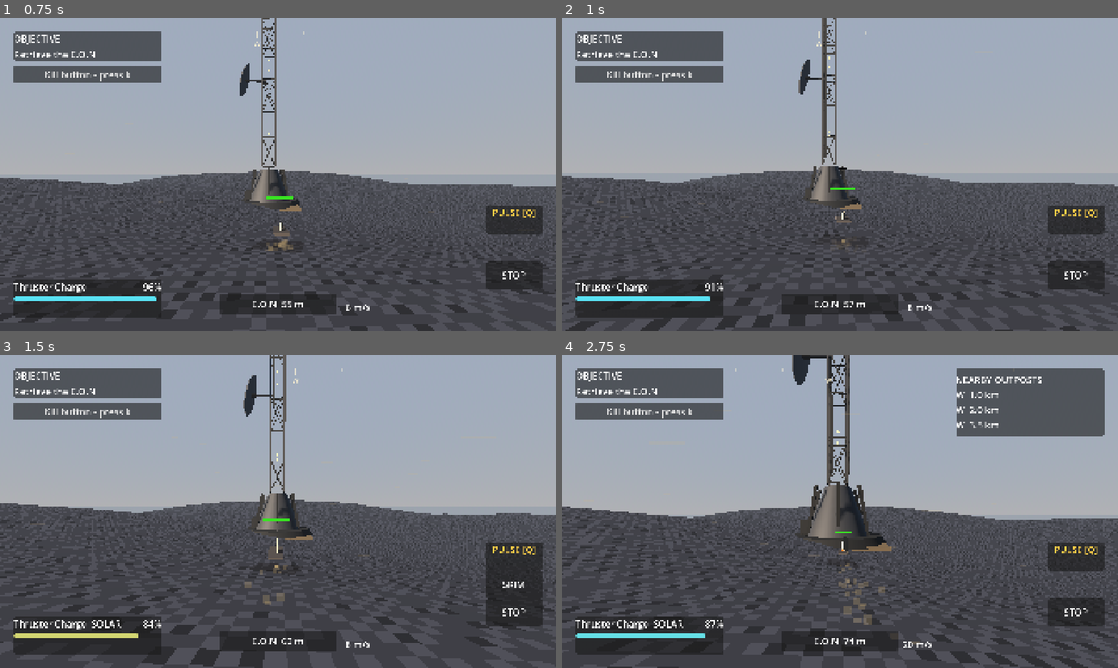
Above: before the commit, frames 1-4 (two rows, left to right).
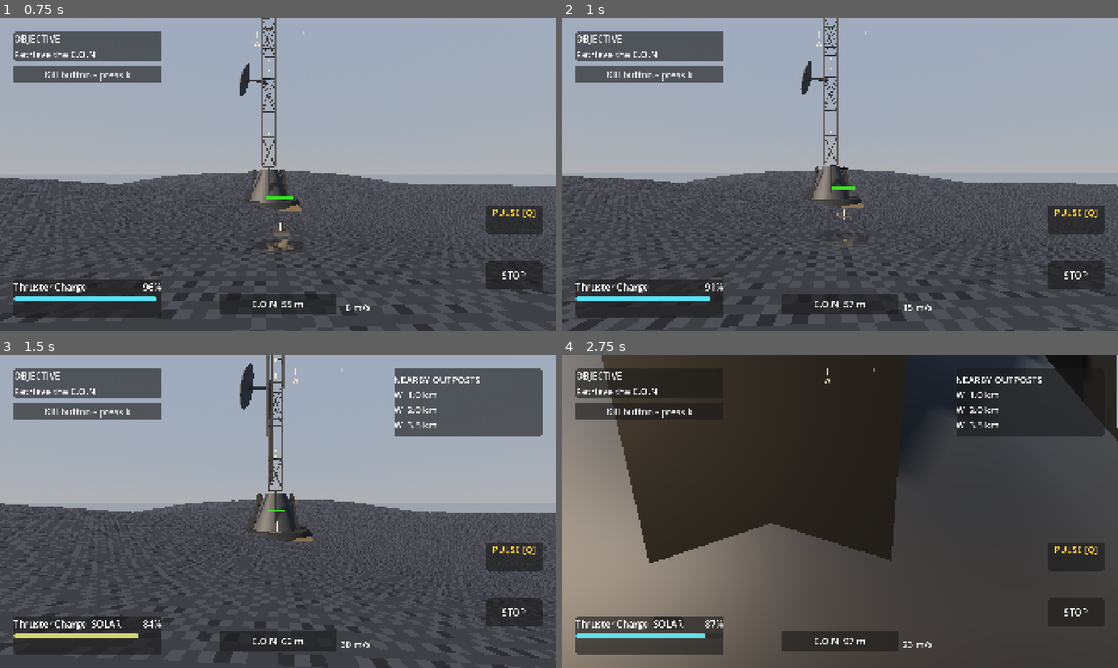
Above: after the commit, the same moments.

Repository: oleskulbru-commits/energy-glider
Game: Godot game, scene res://scenes/main.tscn
Same seed, same stepped clock (60 frames per second), same inputs: the game is played once before the commit and once after it.
Inputs (mouse positions are in pixels of both pictures, inside the frame that each line leads up to):
- Up to frame 1 (0.75 s): move the mouse to (305, 174) at 0.52 s; hold W (move_forward) from 0.53 s (still down); hold Shift (boost) from 0.53 s (still down); click (305, 174) at 0.67 s
- Up to frame 2 (1 s): keep holding W (move_forward); keep holding Shift (boost); tap Space (jump) at 0.77 s
- Up to frame 3 (1.5 s): keep holding W (move_forward); move the mouse to (250, 511) at 1.27 s; release Shift (boost) at 1.28 s; tap Shift (boost) at 1.35 s
- Up to frame 4 (2.75 s): keep holding W (move_forward); tap Space (jump) at 1.52 s; move the mouse to (851, 505) at 2.02 s; hold E (interact) from 2.03 s (still down); tap Shift (boost) at 2.3 s

Frame 1 is identical in both runs. In frame 2, 3.7% of the frame differs, in the area x 0-100%, y 0-100%; in frame 3, 11%; in frame 4, 76%.

Commit message:
Enhance glider air control and boost mechanics
- Improved air force calculations to allow for horizontal speed increase while boosting, enhancing glider performance in the air.
- Updated glider player script to clear speed lock when boosting, ensuring dynamic speed adjustments during flight.
- Added verification tests to confirm that air boost effectively increases horizontal speed while respecting speed caps.

Diff:
--- a/scripts/player/glider_physics.gd
+++ b/scripts/player/glider_physics.gd
@@ -537,10 +537,24 @@
 
 
 static func compute_air_force(ctx: Context, mass: float, _delta: float) -> Vector3:
-	## Gravity + soft lift. Holding W (or boost) keeps XZ — no air drag while thrusting.
+	## Gravity + soft lift. W holds XZ (player preserve); boost accelerates toward boost max.
 	var force := air_gravity_force(ctx, mass)
 	var horizontal := horizontal_velocity(ctx.velocity)
 	var forward_speed := horizontal.length()
+
+	var thrust_dir := horizontal
+	if thrust_dir.length_squared() < 0.0001:
+		thrust_dir = MathUtil.horizontal(ctx.thrust_forward)
+	if thrust_dir.length_squared() < 0.0001:
+		thrust_dir = MathUtil.horizontal(ctx.board_forward)
+	if thrust_dir.length_squared() > 0.0001:
+		thrust_dir = thrust_dir.normalized()
+
+	if ctx.boost_active and thrust_dir.length_squared() > 0.0001:
+		var target := flat_max_speed(true)
+		if forward_speed < target - 0.05:
+			force += thrust_dir * BOOST_ACCEL * AIR_BOOST_EXTRA_SCALE * mass
+
 	if forward_speed <= 0.1:
 		return force
 
--- a/scripts/player/glider_player.gd
+++ b/scripts/player/glider_player.gd
@@ -322,11 +322,16 @@
 
 
 func _preserve_air_horizontal_speed(state: PhysicsDirectBodyState3D, speed_before: float) -> void:
-	## Holding W/boost in air: lock XZ to the speed when hold started (capped). No ratchet.
+	## Holding W in air: lock XZ to the speed when hold started (capped). No ratchet.
+	## Boost accelerates via compute_air_force — do not freeze XZ while boosting.
 	if is_braking():
 		_air_hold_horizontal_speed = 0.0
 		return
-	if not _input.is_forward_held() and not _is_boost_active():
+	if _is_boost_active():
+		## Clear lock so releasing boost while W is held re-locks at the new speed.
+		_air_hold_horizontal_speed = 0.0
+		return
+	if not _input.is_forward_held():
 		_air_hold_horizontal_speed = 0.0
 		return
 	var cap := GliderPhysicsScript.hard_speed_cap()
--- a/scripts/player/verify_glider.gd
+++ b/scripts/player/verify_glider.gd
@@ -111,6 +111,7 @@
 	await _verify_sail_recharge_in_air()
 	await _verify_glide_gravity()
 	await _verify_air_hold_w_keeps_horizontal_speed()
+	await _verify_air_boost_increases_horizontal_speed()
 	await _verify_brake_stop()
 	await _verify_no_false_launch_cruise()
 	await _verify_hover_no_clip_crest()
@@ -576,6 +577,38 @@
 	terrain.queue_free()
 
 
+func _verify_air_boost_increases_horizontal_speed() -> void:
+	var terrain := _spawn_terrain("air_boost")
+	await physics_frame
+
+	var glider := _spawn_glider(terrain)
+	_get_input(glider)
+	var ground_y := terrain.sample_height(0.0, 0.0)
+	glider.global_position = Vector3(0.0, ground_y + 14.0, 0.0)
+	glider.velocity = Vector3(0.0, 0.0, 18.0)
+	glider.set("_state", GliderPlayerScript.State.GLIDING)
+	await physics_frame
+
+	_hold_boost()
+	await physics_frame
+	var start_speed := Vector2(glider.velocity.x, glider.velocity.z).length()
+	for i in 40:
+		await physics_frame
+		_fail_unless(glider.is_gliding(), "Air boost test should stay airborne")
+	var end_speed := Vector2(glider.velocity.x, glider.velocity.z).length()
+	_fail_unless(
+		end_speed > start_speed + 2.0,
+		"Air boost should increase horizontal speed (%.2f -> %.2f)" % [start_speed, end_speed]
+	)
+	_fail_unless(
+		end_speed <= GliderPhysicsScript.hard_speed_cap() + 0.05,
+		"Air boost must respect hard_speed_cap (got %.2f)" % end_speed
+	)
+	_release_boost()
+	glider.queue_free()
+	terrain.queue_free()
+
+
 func _verify_brake_stop() -> void:
 	var terrain := _spawn_terrain("brake")
 	await physics_frame
